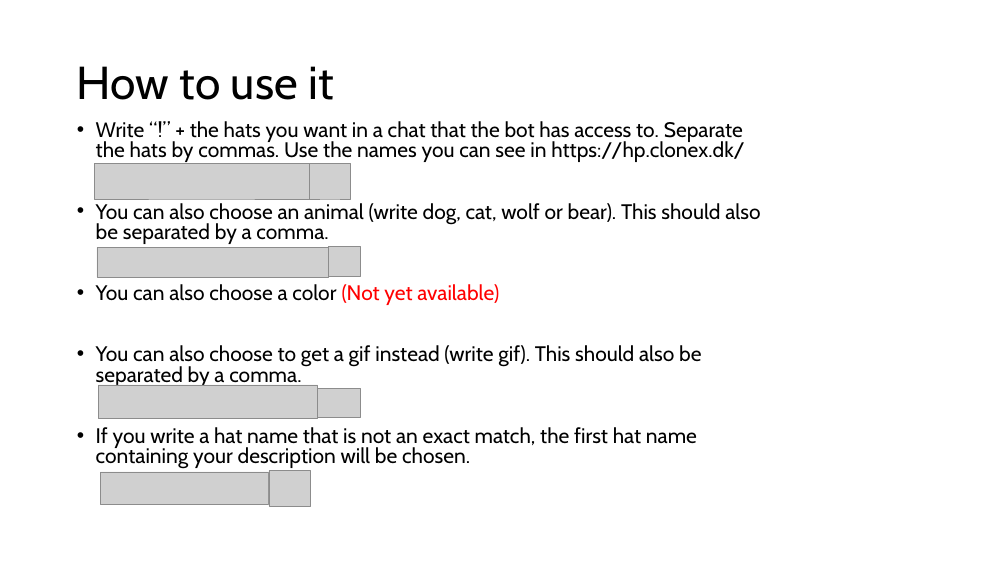
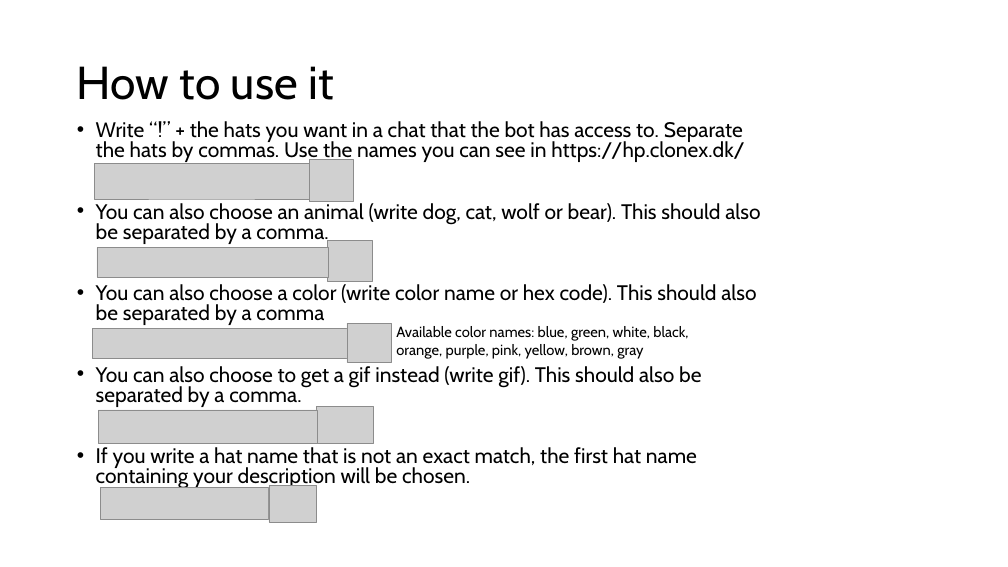
Before and after one commit to Michael-Tran-Nano/Mathbot_real, a slide deck: slide 2 of snuseprofilen/instructions.pptx. Drawn at 1008x567 pixels with LibreOffice and Linux fonts; fonts in the diff are those of the drawing; grey boxes stand for pictures. Boxes give left, top, right and bottom in pixels: in the first picture for what was removed or moved away, otherwise in the second. Text is boxed around its words. In the diff, an @@ line names an element or a change of style, - is before the commit and + after.

Commit message:
Make color change possible

```diff
--- a/snuseprofilen/instructions.pptx
+++ b/snuseprofilen/instructions.pptx
@@ picture: place and size @@
-picture at [328,247,361,276]
+picture at [328,240,373,281]
@@ text at [96,284,756,325]: text changed @@
-• You can also choose a color (Not yet available)
+• You can also choose a color (write color name or hex code). This should also be separated by a comma
@@ picture added at [92,329,347,359] @@
@@ picture added at [347,323,392,362] @@
@@ text added at [396,326,688,359], 14 pt, text #000000 @@
+Available color names: blue, green, white, black, orange, purple, pink, yellow, brown, gray
@@ picture: place and size @@
-picture at [98,385,318,418]
+picture at [98,410,318,443]
@@ picture: place and size @@
-picture at [315,388,361,417]
+picture at [317,407,374,444]
@@ picture: place and size @@
-picture at [101,472,269,504]
+picture at [101,487,269,520]
@@ picture: place and size @@
-picture at [269,470,311,507]
+picture at [269,485,317,523]
```
Also in this commit, not shown: 10 other files.
